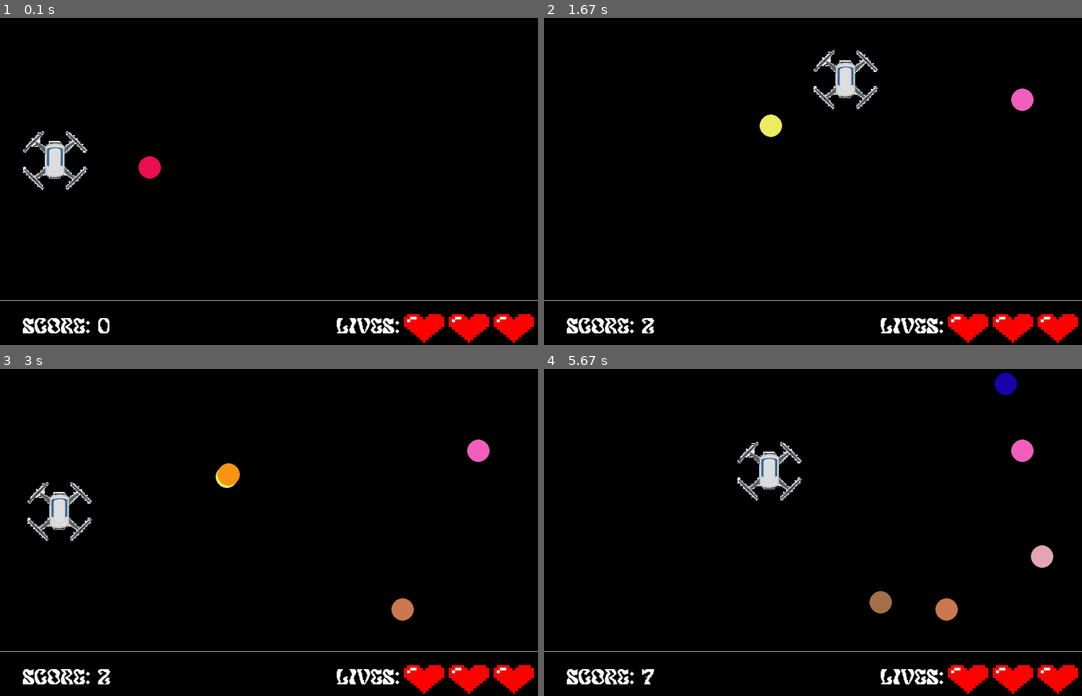
Above: before the commit, frames 1-4 (two rows, left to right).
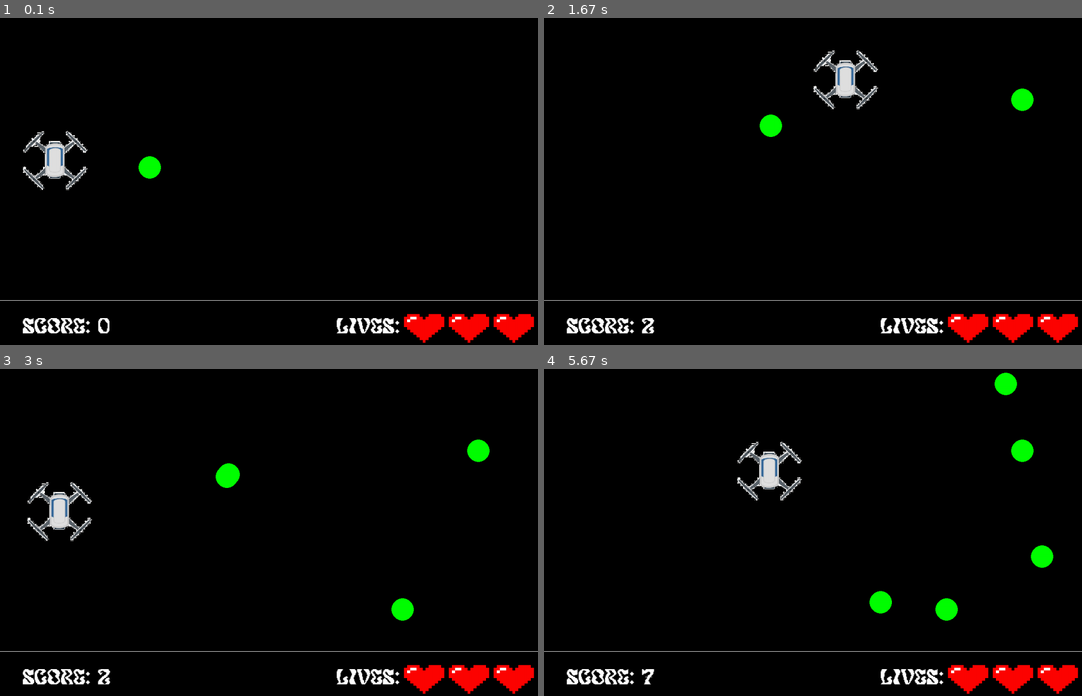
Above: after the commit, the same moments.

Repository: rigvedepur/Fll-Pygame
Game: pygame game, started from game.py
Same seed, same stepped clock (60 frames per second), same inputs: the game is played once before the commit and once after it.
Inputs:
- Up to frame 1 (0.1 s): no input
- Up to frame 2 (1.67 s): hold Right 0.33-0.8 s; hold Up 0.83-1.13 s; hold Right 1.17-1.63 s
- Up to frame 3 (3 s): hold Left 1.67-2.2 s; hold Down 2.23-2.53 s; hold Left 2.57-2.97 s
- Up to frame 4 (5.67 s): hold Up 3-3.37 s; hold Right 3.4-4.03 s; hold Down 4.07-4.43 s; hold Left 4.47-4.93 s; hold Right 4.97-5.43 s; hold Up from 5.47 s (still down)

The runs differ from the first frame. In frame 1, 0.2% of the frame differs, in the area x 25-30%, y 42-50%; in frame 2, 0.5%; in frame 3, 0.7%; in frame 4, 1.2%, in the area x 60-95%, y 1-77%.

Commit message:
change random ball colors to green

Diff:
--- a/game.py
+++ b/game.py
@@ -1,6 +1,5 @@
 import pygame
 import random
-import time
 
 pygame.init()
 pygame.font.init()
@@ -75,7 +74,7 @@
     x = random.randint(75, 1135)
     y = random.randint(0, 650)
     radius = 25
-    color = (random.randint(0, 255), random.randint(0, 255), random.randint(0, 255))
+    color = (0, 255, 0)
     ball = Ball(x, y, radius, color)
     ball.create_timer(ball_timer_index)
     ball_timer_index += 1
